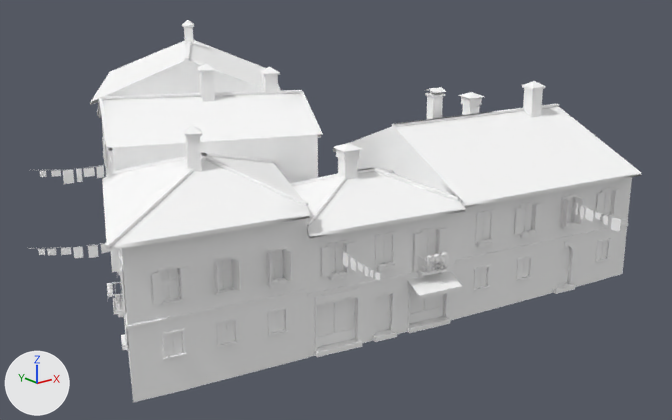
One commit to the glTF model games/yorimichi/assets/belmonte/meshes/SM_BM_BT_blk_16.glb: the scene before it, then after it.
Both versions are drawn from a 50 mm camera at (-35.4, -51.3, 22.5) aimed at (1.7, -5.0, 3.9). The axes (+X, +Y, +Z) are drawn at lower left. The lights are the same throughout. The picture after the commit comes second. Vertices at exactly the same position are counted once.

In view in the first picture: 'SM_BM_BT_blk_16'.
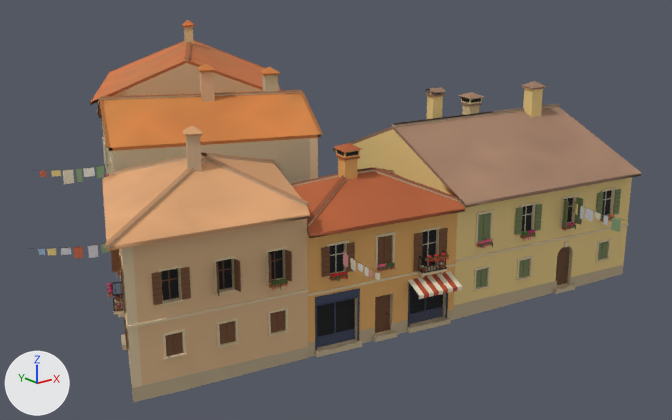
What differs and where, as boxes [x1, y1, x2, y2] in the pictures (672 x 420 px):
part 1 of me_sm_bt_blk_16, recoloured (white to beige)
    both: [28, 20, 641, 403]

The change in detail:
me_sm_bt_blk_16 has 10862 vertices, 12637 faces and spans x -19.1..17.4, y -21.9..18.6, z -0.7..15.0.
me_sm_bt_blk_16 is used by ob_sm_bm_bt_blk_16; location (0.0, 0.0, 0.0).
me_sm_bt_blk_16 part 1: 12637 faces centred in x -19.1..17.4, y -21.9..18.6, z -0.6..14.8 are repainted in the vertex colours; the middle colour goes from white #ffffff to beige #d6b48b.
